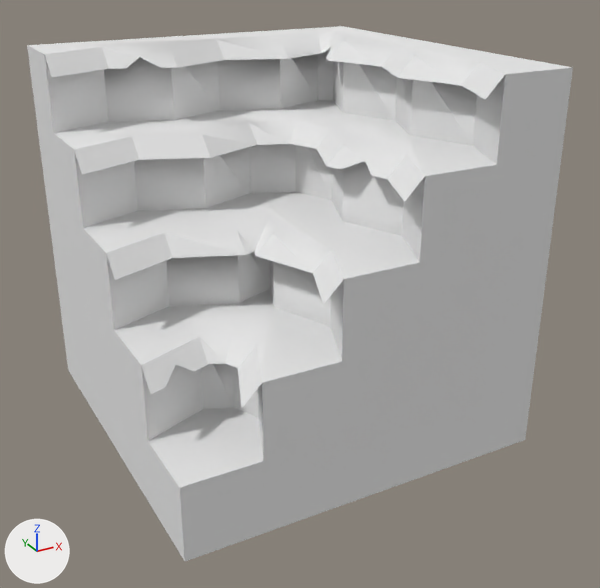
The OBJ model DynamicLab/Assets/Nature Kit/Models/OBJ format/cliff_stepsCornerInner_stone.obj: old version first, new version second.
Rendered twice from a 50 mm lens placed at (-0.978, -1.901, 1.288), pointed at (0.026, -0.076, 0.376). The axes (+X, +Y, +Z) are drawn at lower left. The lights are the same throughout. The older version comes first. Where no turn or scale is listed for an object, it has been applied to the vertices.

Before the edit, the objects in view are built like this:
```python
mat_grass = principled_material('grass')
mat_grass.base_color = (0.8, 0.8, 0.8)  # white #e7e7e7
mat_grass.roughness = 1.0
me_cliff_stepscornerinner_stone = bpy.data.meshes.new('cliff_stepsCornerInner_stone')
me_cliff_stepscornerinner_stone.from_pydata(...)  # 118 vertices, 213 faces; spans x -0.5..0.5, y -0.5..0.5, z 0.0..1.0
# faces by material slot: [84, 129]
me_cliff_stepscornerinner_stone.materials.append(mat_stone)  # white #e7e7e7
me_cliff_stepscornerinner_stone.materials.append(mat_grass)  # white #e7e7e7
ob_cliff_stepscornerinner_stone = bpy.data.objects.new('cliff_stepsCornerInner_stone', me_cliff_stepscornerinner_stone)
ob_cliff_stepscornerinner_stone.location = (0.0, 0.0, 0.0)
```
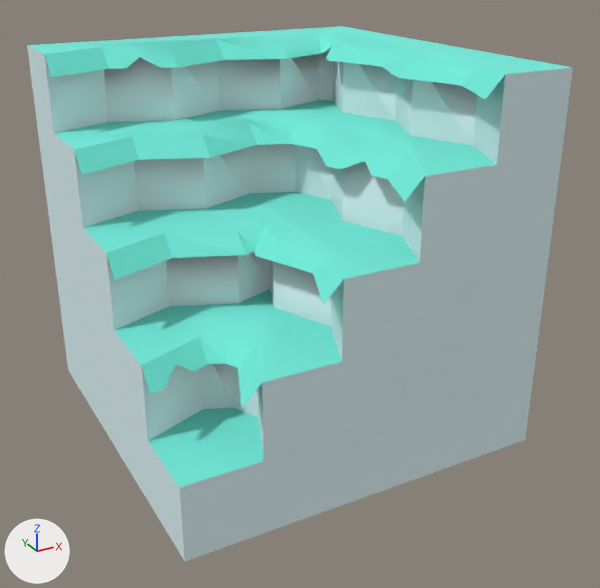
The change, as a diff of the scene's bpy script:
```diff
--- a/DynamicLab/Assets/Nature Kit/Models/OBJ format/cliff_stepsCornerInner_stone.obj.py
+++ b/DynamicLab/Assets/Nature Kit/Models/OBJ format/cliff_stepsCornerInner_stone.obj.py
@@ mat_grass @@
 mat_grass = principled_material('grass')
-mat_grass.base_color = (0.8, 0.8, 0.8)  # white #e7e7e7
+mat_grass.base_color = (0.173, 0.847, 0.722)  # cyan #73eddd
 mat_grass.roughness = 1.0
```

Boxes [x1, y1, x2, y2] around the edits, measured in the pictures (600 x 588 px):
'cliff_stepsCornerInner_stone', recoloured (white to cyan): [27, 26, 573, 505] in both
